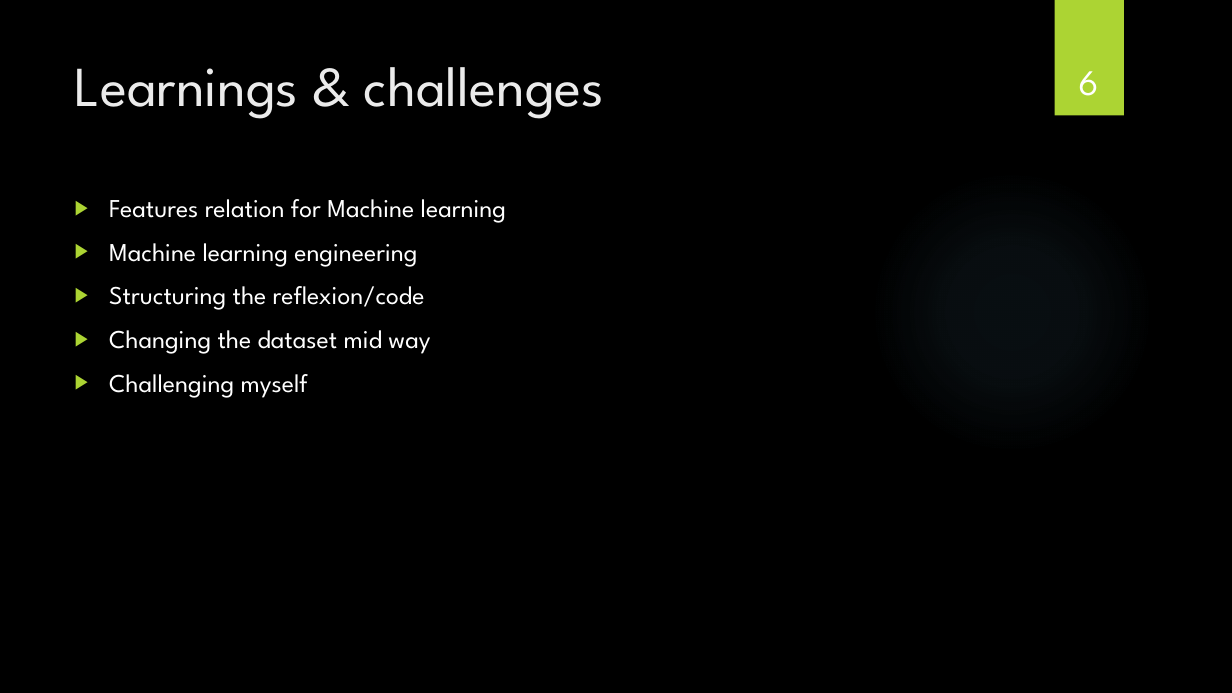
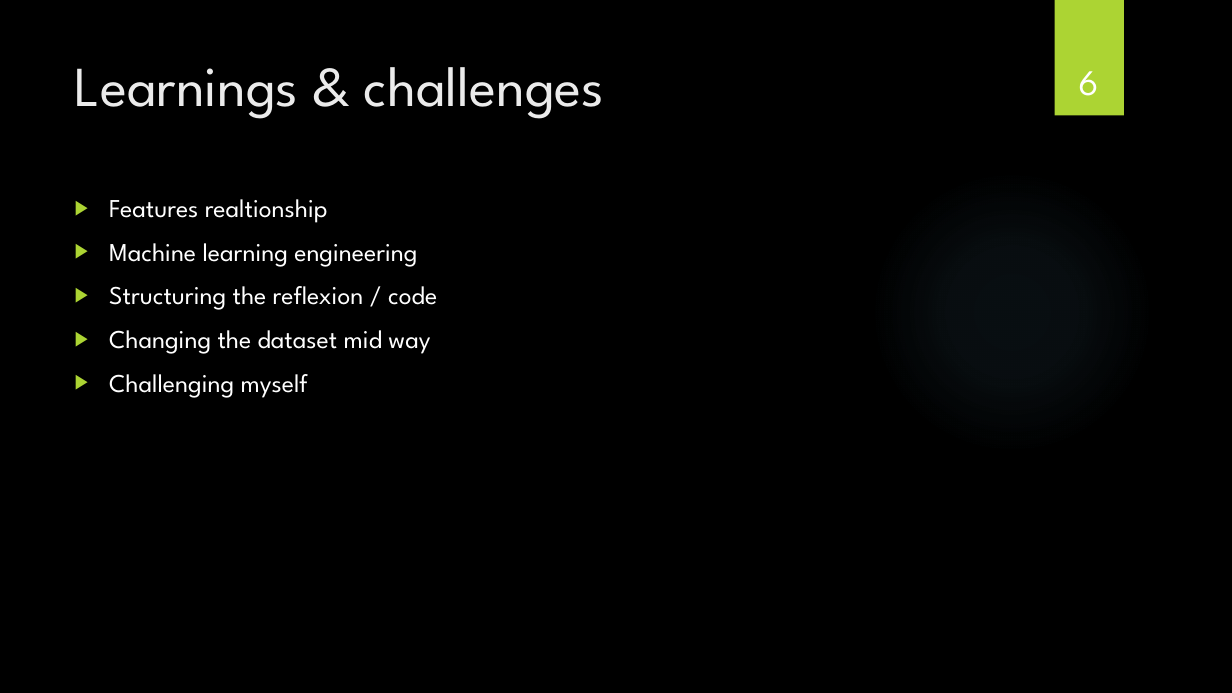
Before and after one commit to JeremDasilva/Project-Final, a slide deck: slide 6 of Car sales analysis and prediction.pptx. Drawn at 1232x693 pixels with LibreOffice and Linux fonts; fonts in the diff are those of the drawing; background and template pictures are left out. Boxes give left, top, right and bottom in pixels: in the first picture for what was removed or moved away, otherwise in the second. Text is boxed around its words. In the diff, an @@ line names an element or a change of style, - is before the commit and + after.

```diff
--- a/Car sales analysis and prediction.pptx
+++ b/Car sales analysis and prediction.pptx
@@ text at [109,199,328,223]: text changed @@
-▶ Features relation for Machine learning
+▶ Features realtionship
@@ text at [109,286,437,310]: spaces changed @@
-▶ Structuring the reflexion/code
+▶ Structuring the reflexion / code
```
Also in this commit, not shown: 2 other slides changed, 3 other files.
